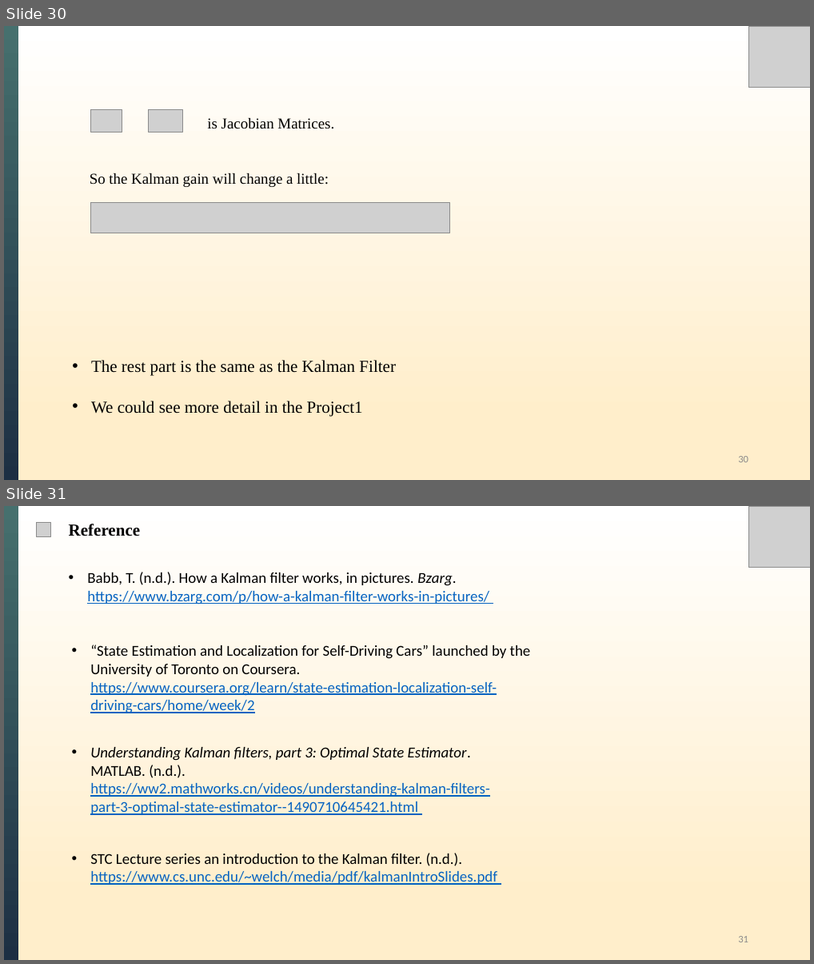
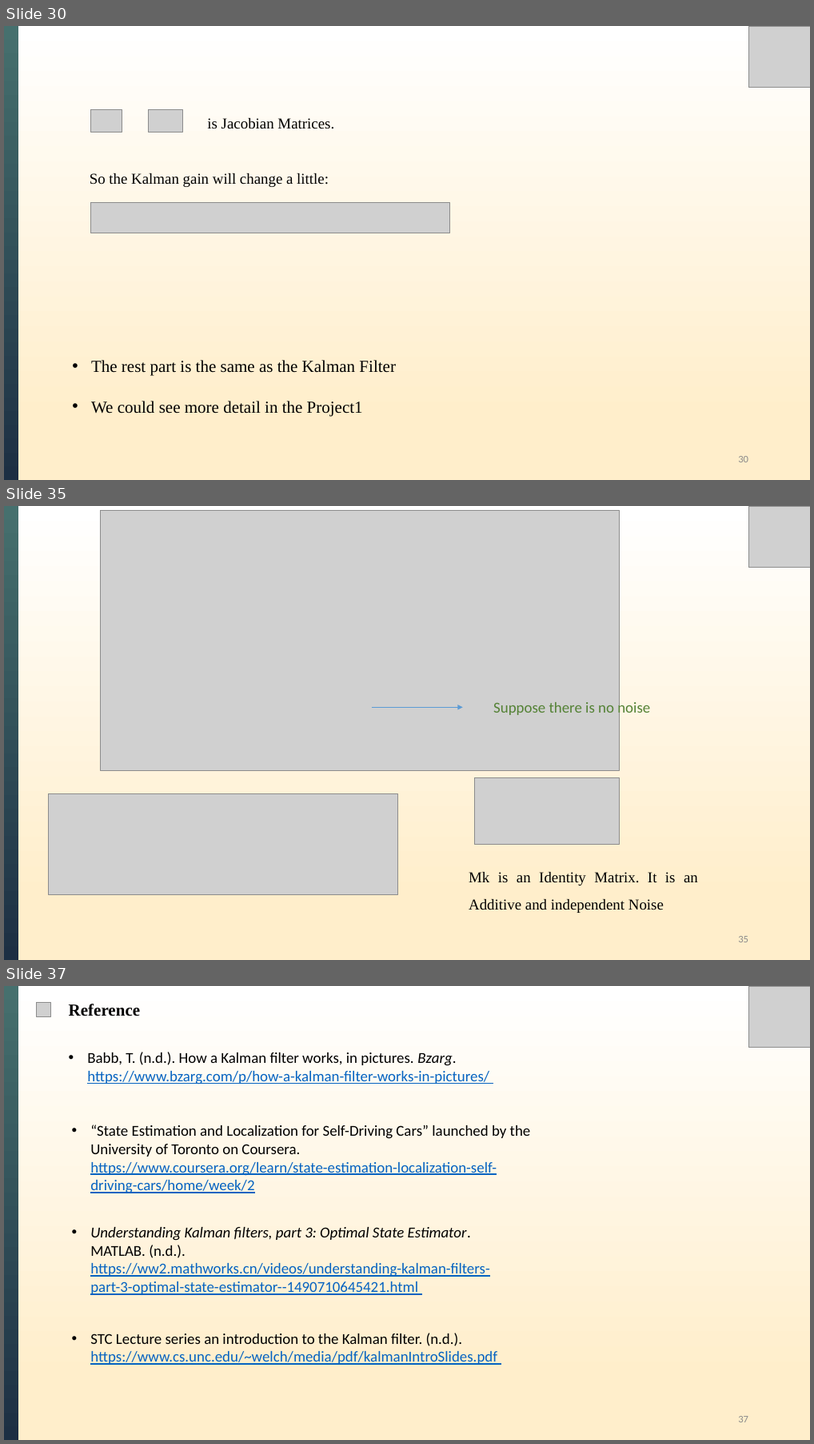
Before and after one commit to XiongWT1024/self-study-2024, a slide deck: Kalman Filter/Kalman Filters_Slide.pptx. Shown one above the other, each under a label of ours: slides 30 and 31 before the commit, slides 30, 35 and 37 after it; the slides between them are not shown. The pictures are 814x964 and 814x1444 pixels, drawn with LibreOffice and Linux fonts; fonts in the diff are those of the drawing; grey boxes stand for pictures. Boxes give left, top, right and bottom in pixels: in the first picture for what was removed or moved away, otherwise in the second. Text is boxed around its words. In the diff, an @@ line names an element or a change of style, - is before the commit and + after.

```diff
--- a/Kalman Filter/Kalman Filters_Slide.pptx
+++ b/Kalman Filter/Kalman Filters_Slide.pptx
@@ slide 35 added at [4, 506, 810, 960], background gradient #FFEECB to #FFFFFF @@
@@ rectangle added at [4, 506, 18, 960], fill gradient #46706E to #1C2F43 @@
@@ picture added at [100, 511, 620, 770] @@
@@ picture added at [750, 506, 810, 567] @@
@@ arrow added from (372, 707) to (463, 707), #5B9BD5 0.5 pt @@
@@ text added at [494, 700, 650, 717], 18 pt, text #548235 @@
+Suppose there is no noise
@@ picture added at [49, 793, 398, 894] @@
@@ picture added at [474, 778, 620, 844] @@
@@ text added at [469, 872, 698, 912], 18 pt, text #000000 @@
+Mk is an Identity Matrix. It is an Additive and independent Noise
@@ page number added at [738, 936, 749, 942], 12 pt, text #8C8C8C @@
+35
@@ what was slide 31 is now slide 37 @@
@@ page number at [738, 1416, 749, 1422]: text changed @@
-31
+37
```
Also in this commit, not shown: 5 other slides added, 8 other files.
